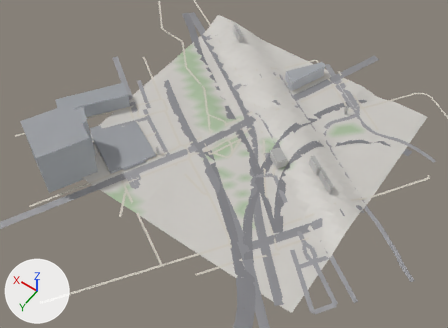
An edit to the glTF model game/world/tile_-3_2.glb, drawn before and after from the same camera.
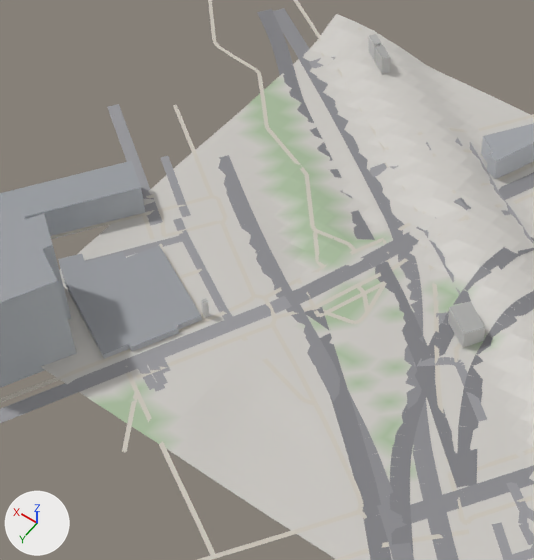
The first picture shows the older version from a 50 mm lens placed at (-846.0, -312.0, 457.0), pointed at (-638.0, -603.0, -1.0). The close-ups show the older and then the newer version on the part from 14% to 69% of the width and 3% to 81% of the height of that picture. Only the edits that show in the close-ups are written down. The axes (+X, +Y, +Z) are drawn at lower left. The lights are the same throughout. Where no turn or scale is listed for an object, it has been applied to the vertices.

The first close-up shows 'buildings', 'roads', 'terrain'.
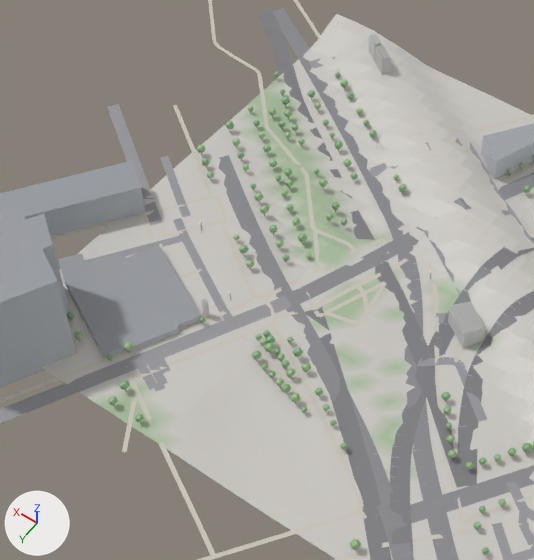
Boxes [x1, y1, x2, y2] around the edits, measured in the close-ups (534 x 560 px):
'props', added: after [67, 71, 534, 560]

Diff of the bpy script that builds the scene:
```diff
--- a/game/world/tile_-3_2.glb.py
+++ b/game/world/tile_-3_2.glb.py
@@ me_props @@
+me_props.from_pydata(...)  # 3384 vertices, 5624 faces; spans x -770.0..-511.0, y -769.0..-511.0, z -2.0..9.0
+me_props.materials.append(mat_defaultmaterial_002)
@@ ob_props @@
+ob_props = bpy.data.objects.new('props', me_props)
+ob_props.location = (0.0, 0.0, 0.0)
```
